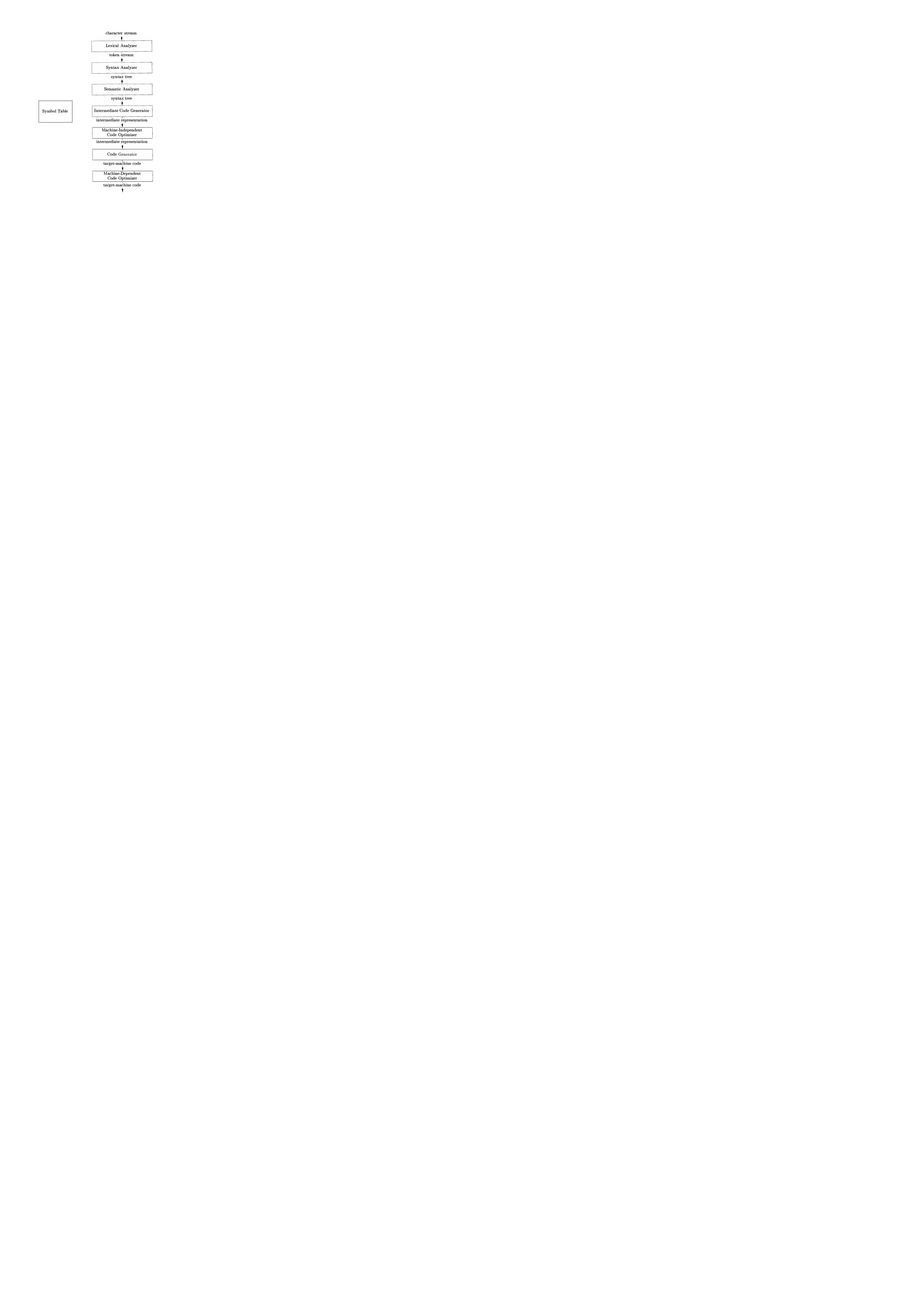
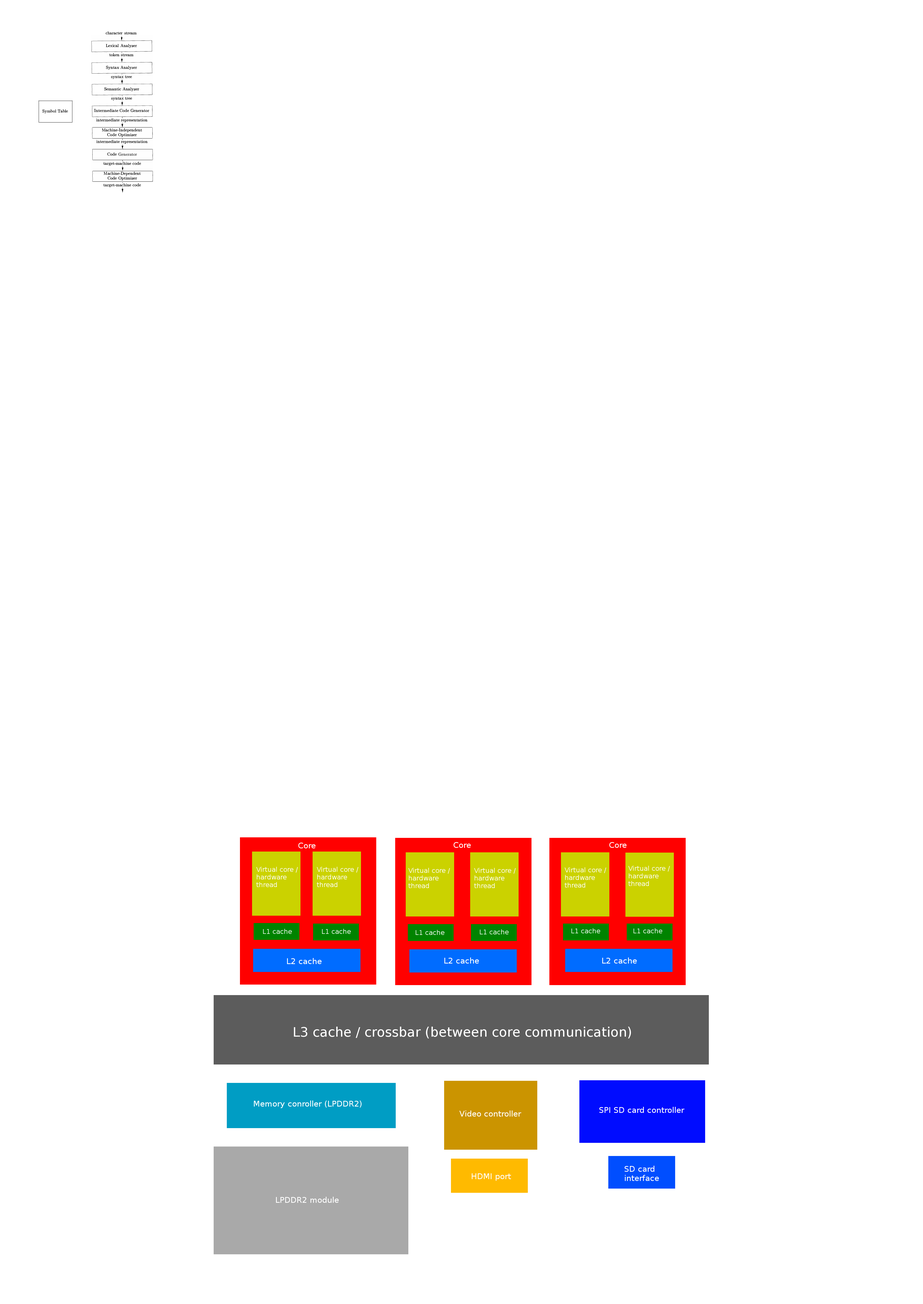
Revision of a layered 923x1304 image; what changed, layer by layer:
added layer "Layer" above "Pasted Layer" over [left=213, top=837, right=709, bottom=1255]
